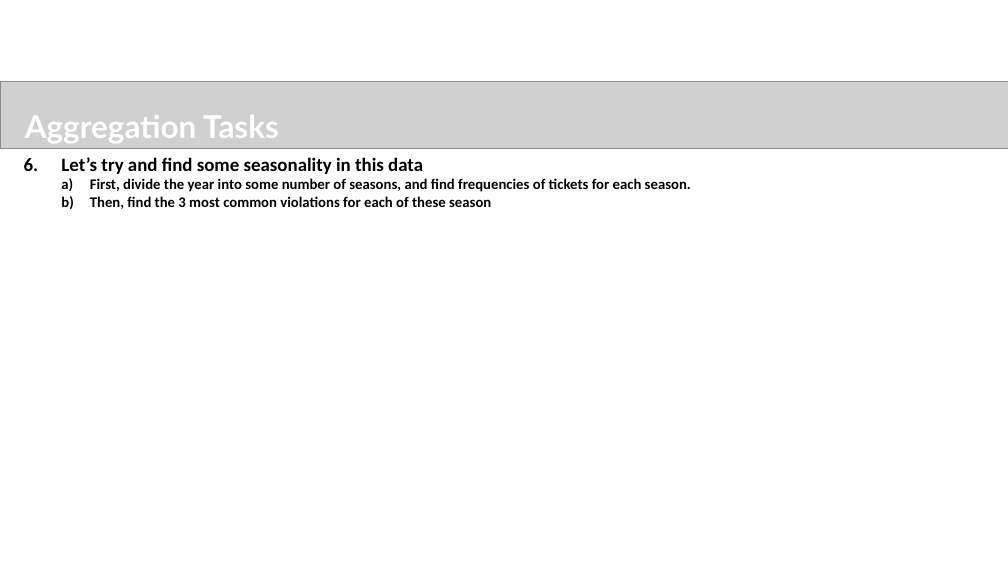
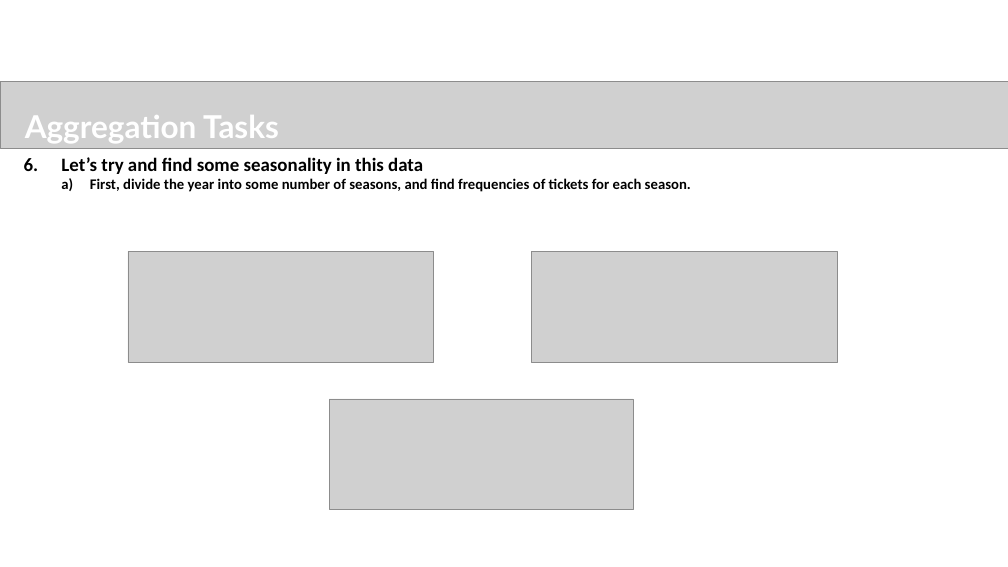
Before and after one commit to sureshballa/data-science-projects, a slide deck: slide 17 of NYC Parking Tickets EDA/FayizMayamVeettil_DDA1730041_main.pptx (slide 14 before the commit). Drawn at 1008x567 pixels with LibreOffice and Linux fonts; fonts in the diff are those of the drawing; grey boxes stand for pictures; background and template pictures are left out. Boxes give left, top, right and bottom in pixels: in the first picture for what was removed or moved away, otherwise in the second. Text is boxed around its words. In the diff, an @@ line names an element or a change of style, - is before the commit and + after.

```diff
--- a/NYC Parking Tickets EDA/FayizMayamVeettil_DDA1730041_main.pptx
+++ b/NYC Parking Tickets EDA/FayizMayamVeettil_DDA1730041_main.pptx
@@ text at (x1=90, y1=196, x2=491, y2=209): paragraph removed @@
-  b) Then, find the 3 most common violations for each of these season
@@ picture added at (x1=128, y1=251, x2=433, y2=362) @@
@@ picture added at (x1=532, y1=252, x2=837, y2=362) @@
@@ picture added at (x1=329, y1=399, x2=633, y2=510) @@
```
Also in this commit, not shown: 8 other slides changed, 5 slides added, 2 other files.
